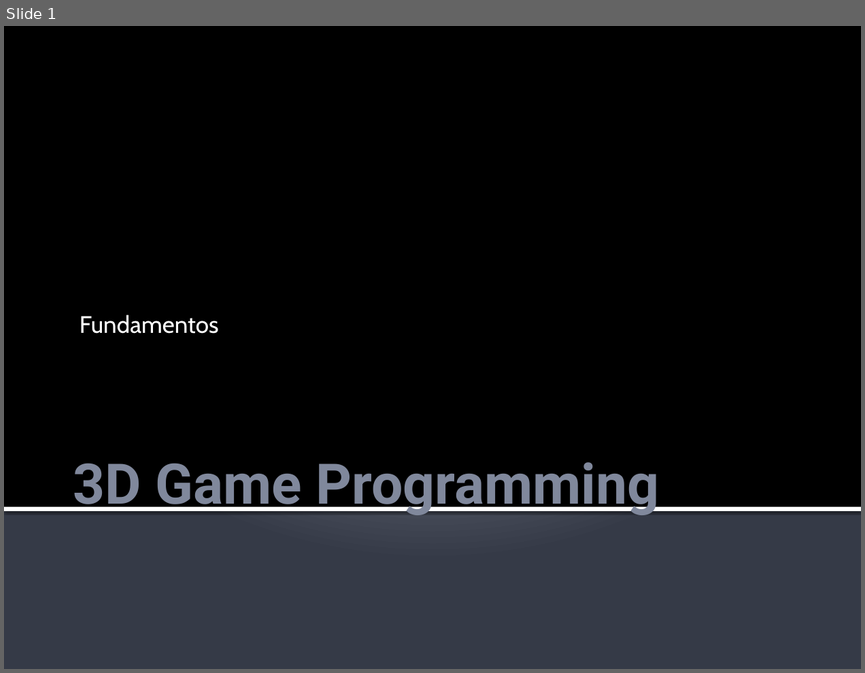
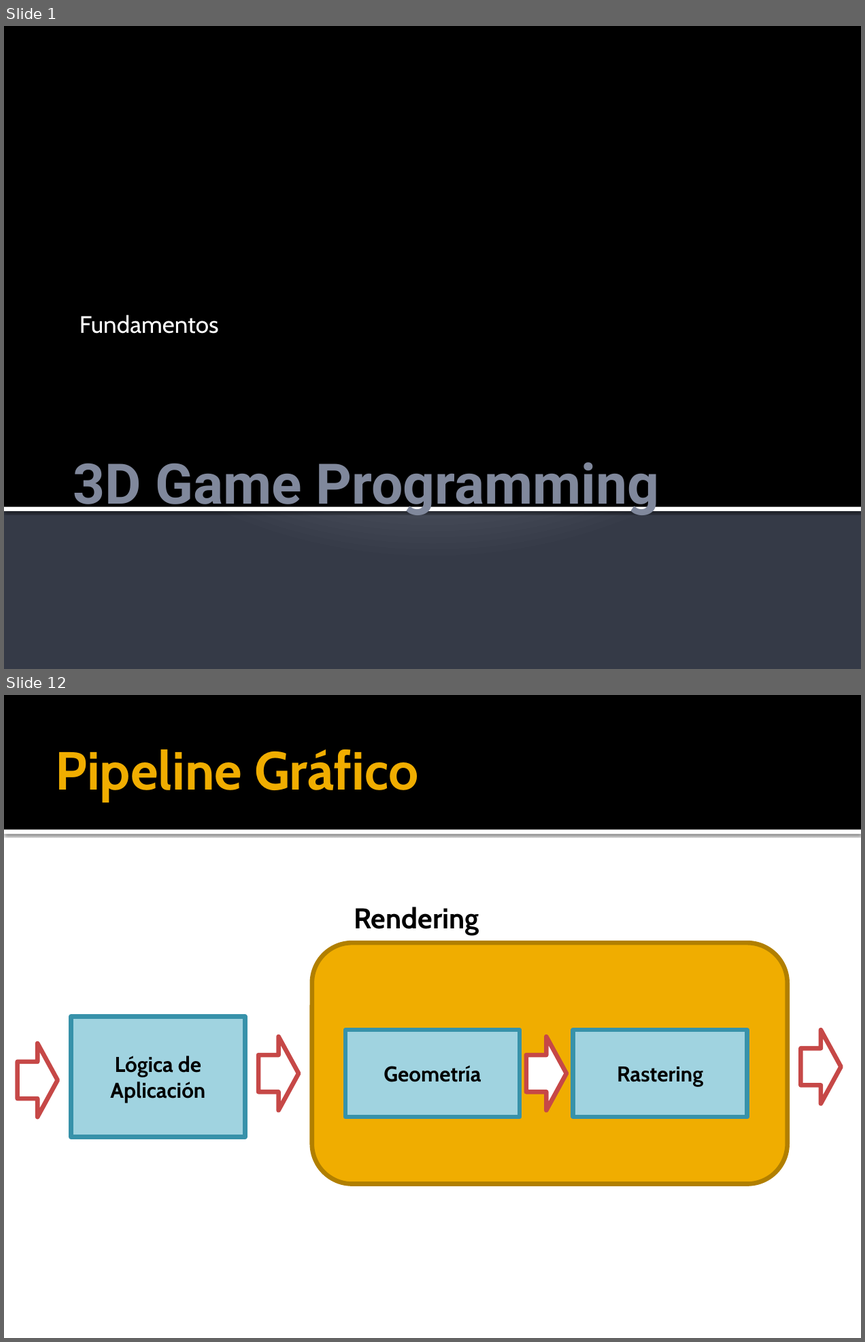
Before and after one commit to kringol/java3dengine, a slide deck: teoria/j3dEngine_chapter2.pptx. Shown one above the other, each under a label of ours: slide 1 before the commit, slides 1 and 12 after it; the slides between them are not shown. The pictures are 865x673 and 865x1342 pixels, drawn with LibreOffice and Linux fonts; fonts in the diff are those of the drawing. Boxes give left, top, right and bottom in pixels: in the first picture for what was removed or moved away, otherwise in the second. Text is boxed around its words. In the diff, an @@ line names an element or a change of style, - is before the commit and + after.

```diff
--- a/teoria/j3dEngine_chapter2.pptx
+++ b/teoria/j3dEngine_chapter2.pptx
@@ slide 12 added at [4, 695, 861, 1338], background #FFFFFF @@
@@ rectangle added at [4, 695, 861, 830], fill #000000 @@
@@ title added at [56, 749, 419, 801], 45 pt, text #F0AD00, bold @@
+Pipeline Gráfico
@@ rectangle added at [4, 830, 861, 834], fill #FFFFFF @@
@@ text added at [354, 906, 479, 935], 24 pt, text #000000, bold @@
+Rendering
@@ rounded rectangle added at [311, 943, 787, 1183], fill #F0AD00, outline #B28000 3.78 pt @@
@@ rectangle added at [71, 1016, 245, 1137], fill #A0D3E0, outline #3792AA 3.78 pt, 18 pt, text #000000, bold @@
+Lógica de Aplicación
@@ right arrow added at [258, 1036, 298, 1110], fill #FFFFFF, outline #C64847 3.78 pt @@
@@ rectangle added at [345, 1030, 519, 1117], fill #A0D3E0, outline #3792AA 3.78 pt, 18 pt, text #000000, bold @@
+Geometría
@@ right arrow added at [526, 1036, 566, 1110], fill #FFFFFF, outline #C64847 3.78 pt @@
@@ rectangle added at [573, 1030, 747, 1117], fill #A0D3E0, outline #3792AA 3.78 pt, 18 pt, text #000000, bold @@
+Rastering
@@ right arrow added at [801, 1030, 841, 1104], fill #FFFFFF, outline #C64847 3.78 pt @@
@@ right arrow added at [18, 1043, 58, 1117], fill #FFFFFF, outline #C64847 3.78 pt @@
```
Also in this commit, not shown: 1 slide changed, 15 other slides added.
